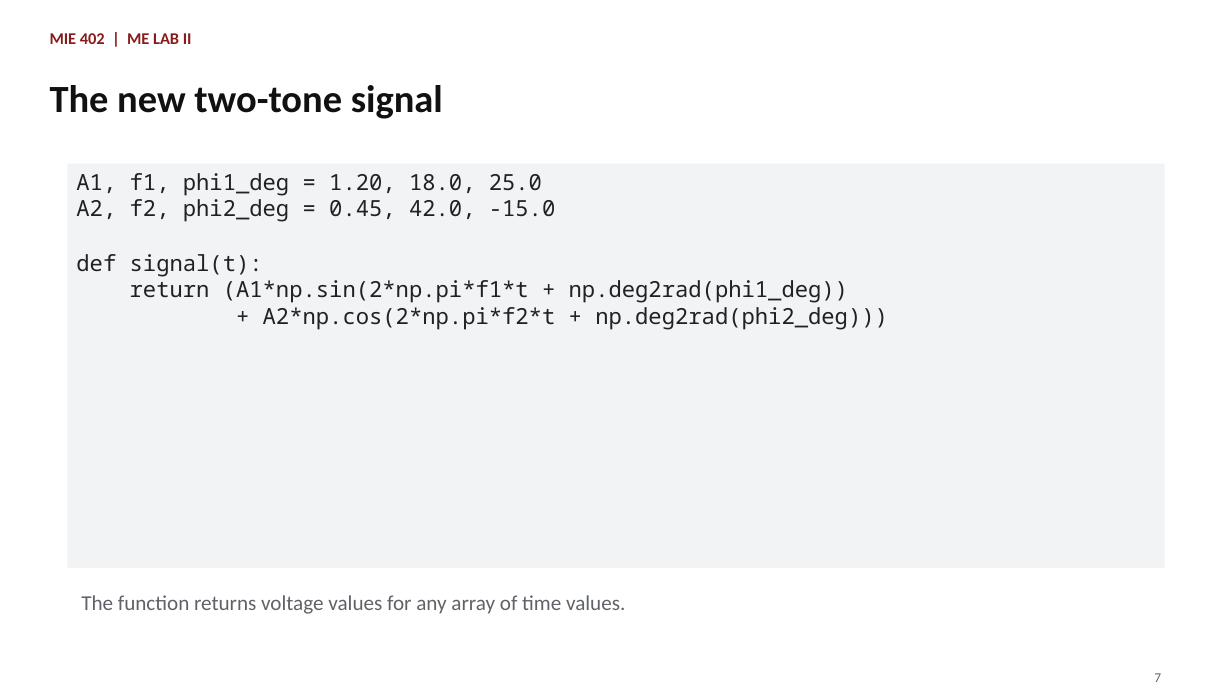
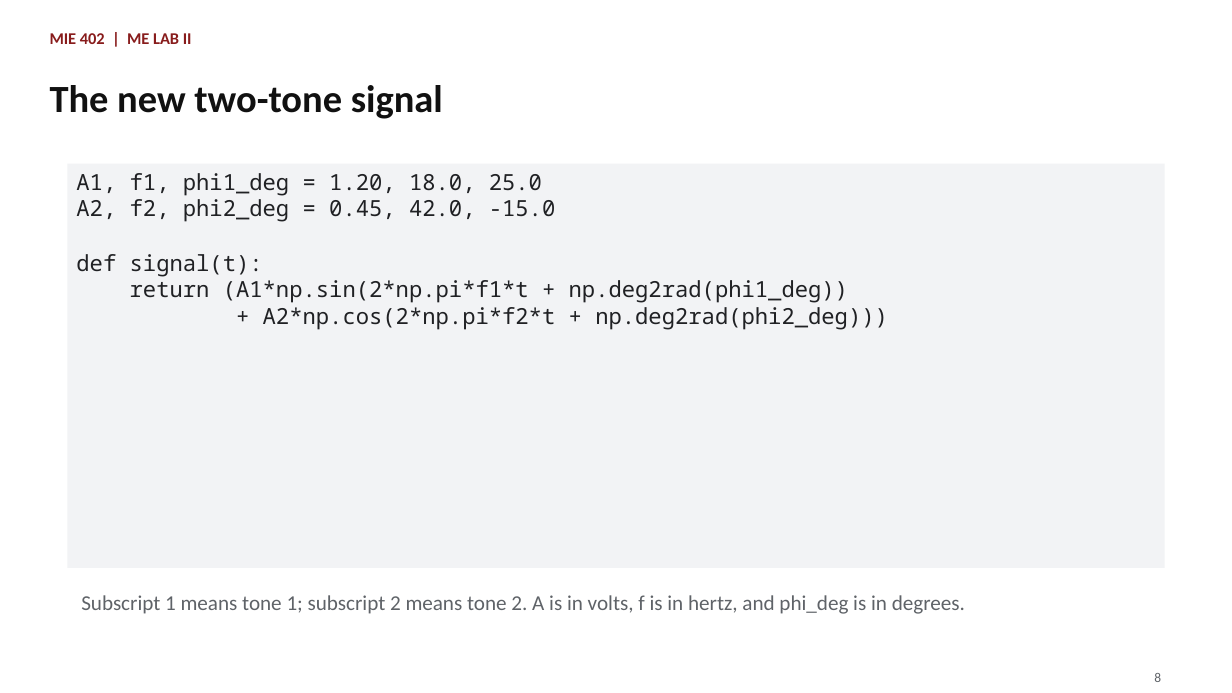
Before and after one commit to Ehsan-Roohi/MIE402-Lab, a slide deck: slide 8 of site/docs/MIE402_Lecture02_Sampling_Jupyter_PreLab1_Fall2026.pptx (slide 7 before the commit). Drawn at 1232x693 pixels with LibreOffice and Linux fonts; fonts in the diff are those of the drawing. Boxes give left, top, right and bottom in pixels: in the first picture for what was removed or moved away, otherwise in the second. Text is boxed around its words. In the diff, an @@ line names an element or a change of style, - is before the commit and + after.

```diff
--- a/site/docs/MIE402_Lecture02_Sampling_Jupyter_PreLab1_Fall2026.pptx
+++ b/site/docs/MIE402_Lecture02_Sampling_Jupyter_PreLab1_Fall2026.pptx
@@ text at box(81, 595, 965, 614): text changed @@
-The function returns voltage values for any array of time values.
+Subscript 1 means tone 1; subscript 2 means tone 2. A is in volts, f is in hertz, and phi_deg is in degrees.
@@ text at box(1154, 673, 1161, 682): text changed @@
-7
+8
```
Also in this commit, not shown: 17 other slides changed, 2 slides added, 11 other files.
